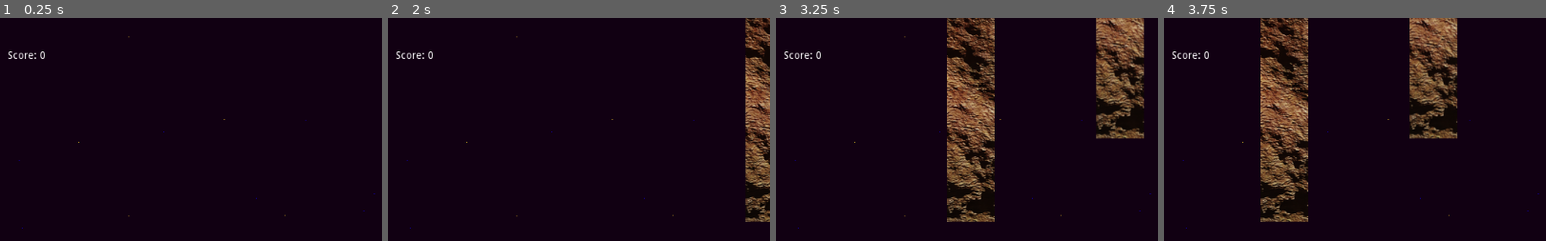
Above: before the commit, frames 1-4 (left to right).
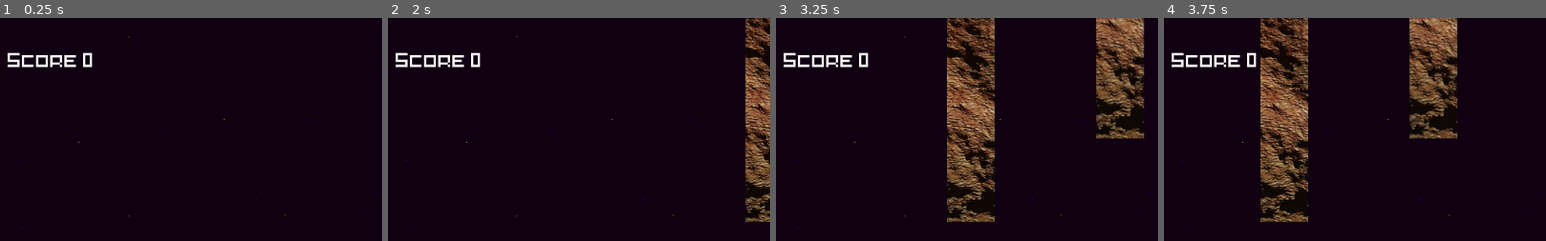
Above: after the commit, the same moments.

Repository: Chamerli-sh/Flappy-Things
Game: Godot game, scene res://World/World.tscn
The game is run twice, just before and just after one commit, with the same random seed, the same clock (stepped at 60 frames per second) and the same inputs. The project has no main scene, so this scene is started directly.
Inputs:
- Up to frame 1 (0.25 s): no input
- Up to frame 2 (2 s): tap Up (jump) at 0.77, 1.52 s
- Up to frame 3 (3.25 s): tap Up (jump) at 3.02 s
- Up to frame 4 (3.75 s): no input
The pictures show only the part of the screen within x 36-86%, y 0-50%; the shares and areas given below are measured in that part.

The runs differ from the first frame. In frame 1, 0.9% of the frame differs, in the area x 2-25%, y 14-23%; in frame 2, 0.9%; in frame 3, 0.9%; in frame 4, 0.9%.

Commit message:
Got the new font up and run

Diff:
--- a/World/World.tscn
+++ b/World/World.tscn
@@ -1,9 +1,14 @@
-[gd_scene load_steps=5 format=2]
+[gd_scene load_steps=7 format=2]
 
 [ext_resource path="res://World/Background.png" type="Texture" id=1]
 [ext_resource path="res://Player/Player.tscn" type="PackedScene" id=2]
 [ext_resource path="res://World/PipeSpawner.gd" type="Script" id=3]
 [ext_resource path="res://World/World.gd" type="Script" id=4]
+[ext_resource path="res://Fonts/pixelart.ttf" type="DynamicFontData" id=5]
+
+[sub_resource type="DynamicFont" id=1]
+size = 25
+font_data = ExtResource( 5 )
 
 [node name="World" type="Node2D"]
 script = ExtResource( 4 )
@@ -44,6 +49,8 @@
 [node name="Label" type="Label" parent="Control"]
 margin_right = 40.0
 margin_bottom = 14.0
+custom_fonts/font = SubResource( 1 )
+text = "Score: "
 __meta__ = {
 "_edit_use_anchors_": false
 }
Binary file added: Fonts/pixelart.ttf
